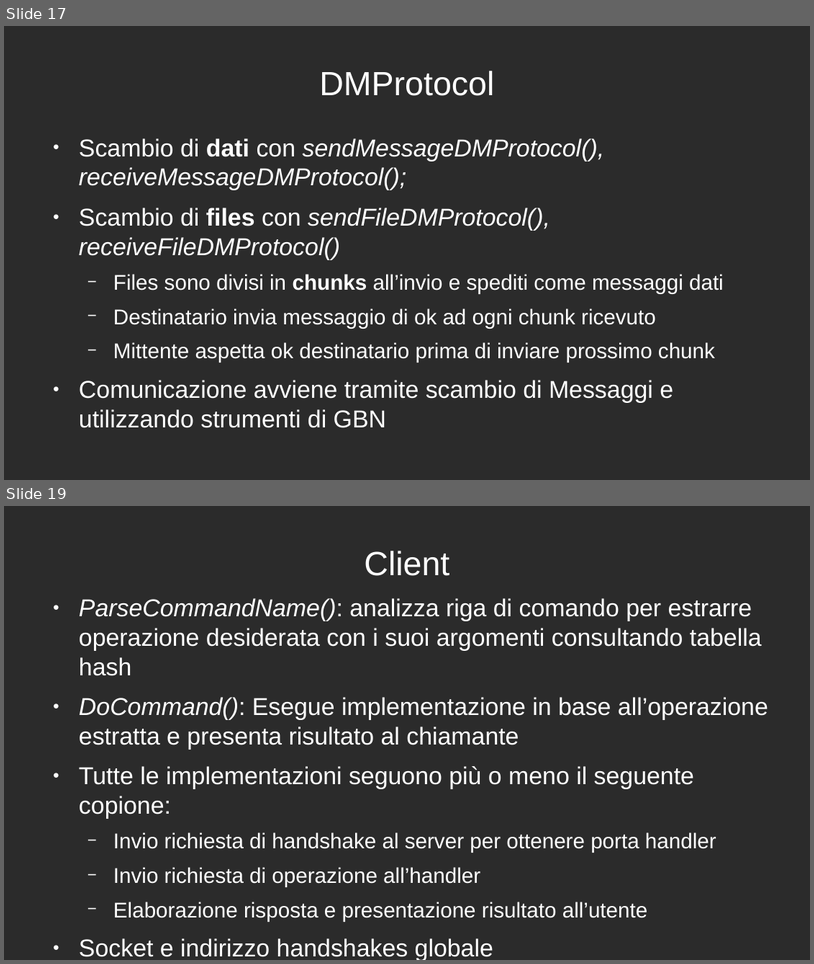
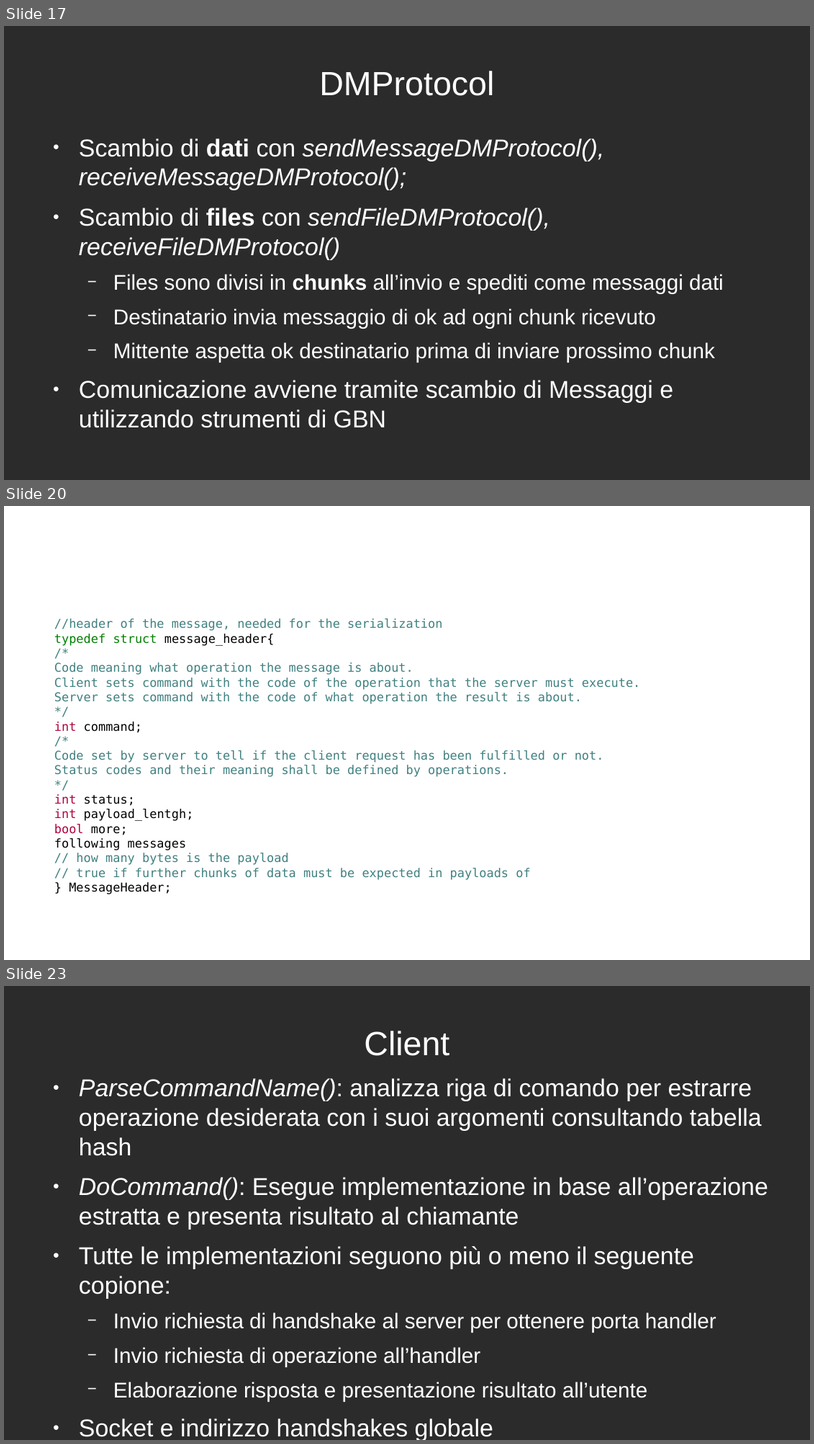
Before and after one commit to Torkin1/IIW_UDP_GBN, a slide deck: doc/slides/implementazione.odp. Shown one above the other, each under a label of ours: slides 17 and 19 before the commit, slides 17, 20 and 23 after it; the slides between them are not shown. The pictures are 814x964 and 814x1444 pixels, drawn with LibreOffice and Linux fonts; fonts in the diff are those of the drawing; background and template pictures are left out; a plain dark background stands for a picture behind light text. Boxes give left, top, right and bottom in pixels: in the first picture for what was removed or moved away, otherwise in the second. Text is boxed around its words. In the diff, an @@ line names an element or a change of style, - is before the commit and + after.

```diff
--- a/doc/slides/implementazione.odp
+++ b/doc/slides/implementazione.odp
@@ slide 20 added at [4, 506, 810, 960], background picture (left out) @@
@@ title added at [44, 524, 770, 600], 33 pt, text #FFFFFF @@
+DMProtocol
@@ text added at [54, 618, 640, 894], 12 pt, text #408080 @@
+//header of the message, needed for the serialization
+typedef struct message_header{
+/*
+Code meaning what operation the message is about.
+Client sets command with the code of the operation that the server must execute.
+Server sets command with the code of what operation the result is about.
+*/
+int command;
+/*
+Code set by server to tell if the client request has been fulfilled or not.
+Status codes and their meaning shall be defined by operations.
+*/
+int status;
+int payload_lentgh;
+bool more;
+following messages
+// how many bytes is the payload
+// true if further chunks of data must be expected in payloads of
+} MessageHeader;
@@ what was slide 19 is now slide 23 @@
```
Also in this commit, not shown: 2 slides changed, 6 other slides added, 3 slides removed.
